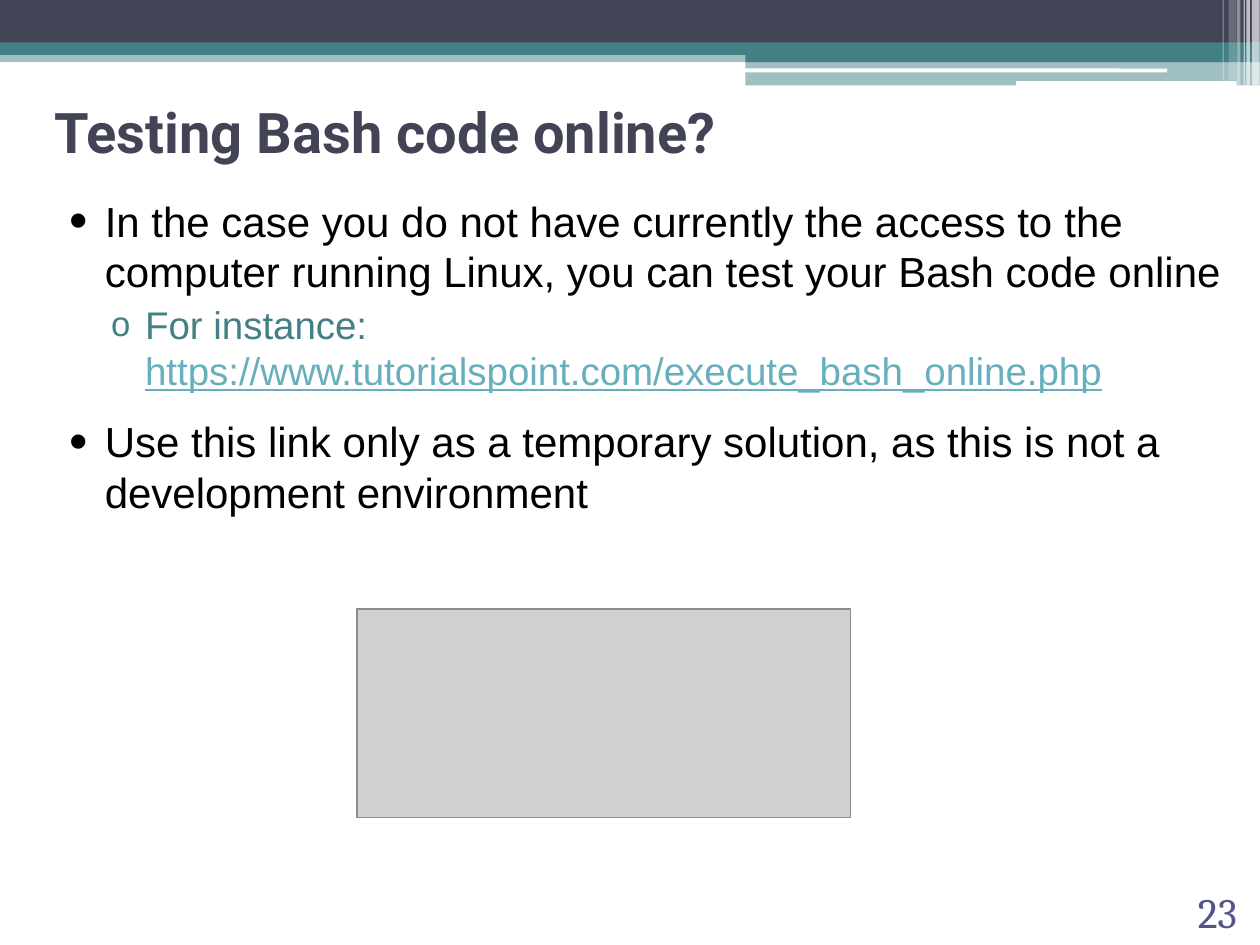
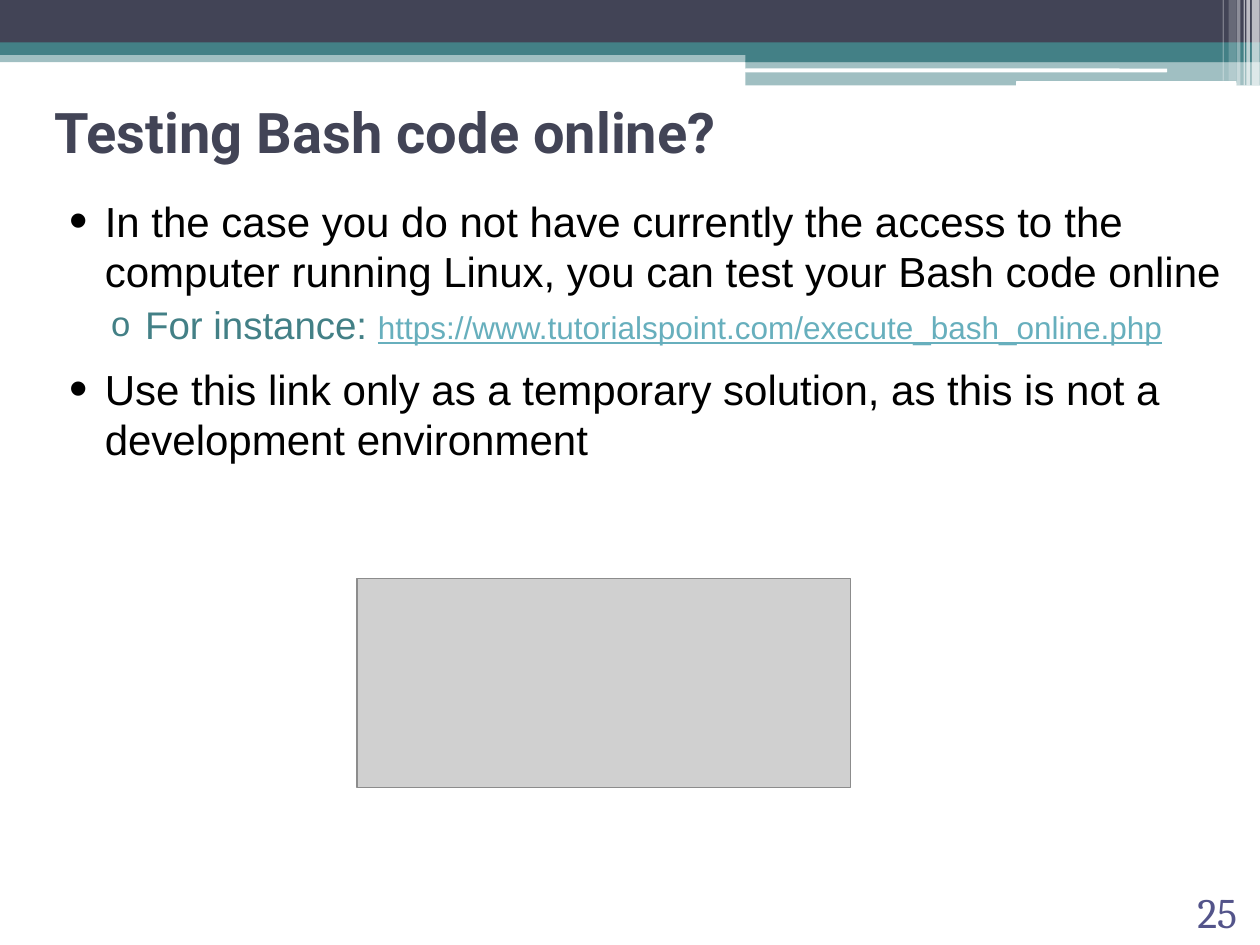
Before and after one commit to abilandz/PH8124, a slide deck: slide 25 of Lecture_1/ABilandzic_PH8124_SS2022.pptx (slide 23 before the commit). Drawn at 1260x945 pixels with LibreOffice and Linux fonts; fonts in the diff are those of the drawing; grey boxes stand for pictures; background and template pictures are left out. Boxes give left, top, right and bottom in pixels: in the first picture for what was removed or moved away, otherwise in the second. Text is boxed around its words. In the diff, an @@ line names an element or a change of style, - is before the commit and + after.

```diff
--- a/Lecture_1/ABilandzic_PH8124_SS2022.pptx
+++ b/Lecture_1/ABilandzic_PH8124_SS2022.pptx
@@ text at (x1=145, y1=311, x2=1162, y2=345): size 22 to 18 pt in "https://www.tutorialspoint.com/execute_bash_online.php" @@
@@ text "Use this link only as ..." moved from (x1=105, y1=426, x2=1159, y2=516) to (x1=105, y1=374, x2=1159, y2=464) @@
@@ picture moved from (x1=357, y1=609, x2=850, y2=818) to (x1=357, y1=578, x2=850, y2=788) @@
@@ page number at (x1=1197, y1=900, x2=1237, y2=929): text changed @@
-23
+25
```
Also in this commit, not shown: 8 other slides changed, 3 slides added, 1 other file.
